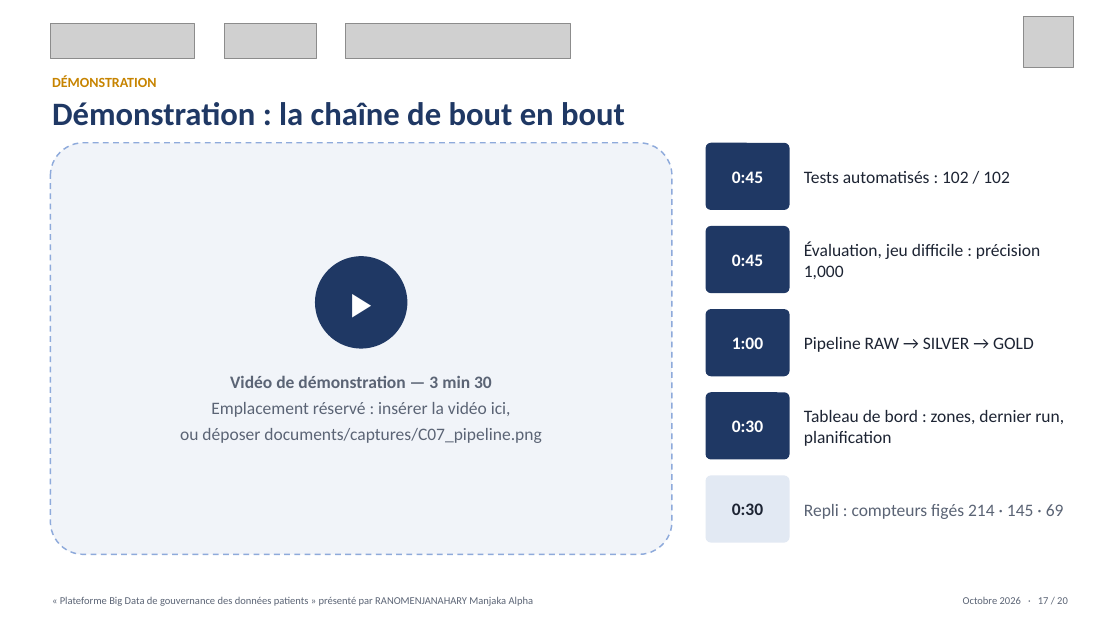
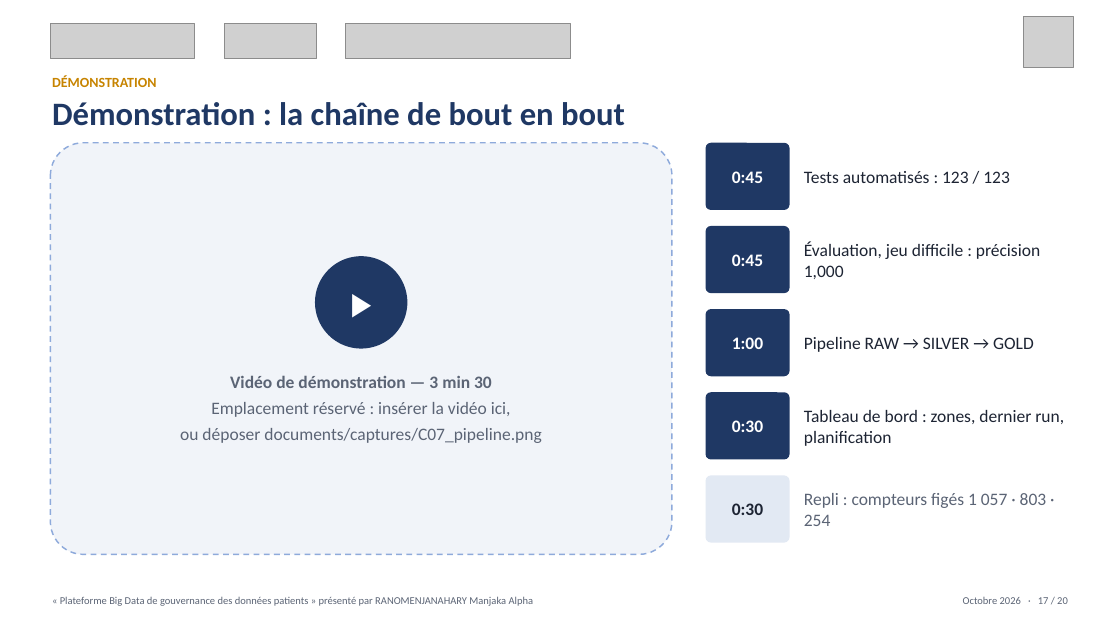
Before and after one commit to Alphamanjaka/test-big-data, a slide deck: slide 17 of documents/slide_soutenance/Soutenance_M2_MBDS_RANOMENJANAHARY.pptx. Drawn at 1120x630 pixels with LibreOffice and Linux fonts; fonts in the diff are those of the drawing; grey boxes stand for pictures. Boxes give left, top, right and bottom in pixels: in the first picture for what was removed or moved away, otherwise in the second. Text is boxed around its words. In the diff, an @@ line names an element or a change of style, - is before the commit and + after.

```diff
--- a/documents/slide_soutenance/Soutenance_M2_MBDS_RANOMENJANAHARY.pptx
+++ b/documents/slide_soutenance/Soutenance_M2_MBDS_RANOMENJANAHARY.pptx
@@ text at box(804, 171, 1010, 183): text changed @@
-Tests automatisés : 102 / 102
+Tests automatisés : 123 / 123
@@ text at box(804, 493, 1047, 526): text changed @@
-Repli : compteurs figés 214 · 145 · 69
+Repli : compteurs figés 1 057 · 803 · 254
```
Also in this commit, not shown: 3 other slides changed, 2 other files.
